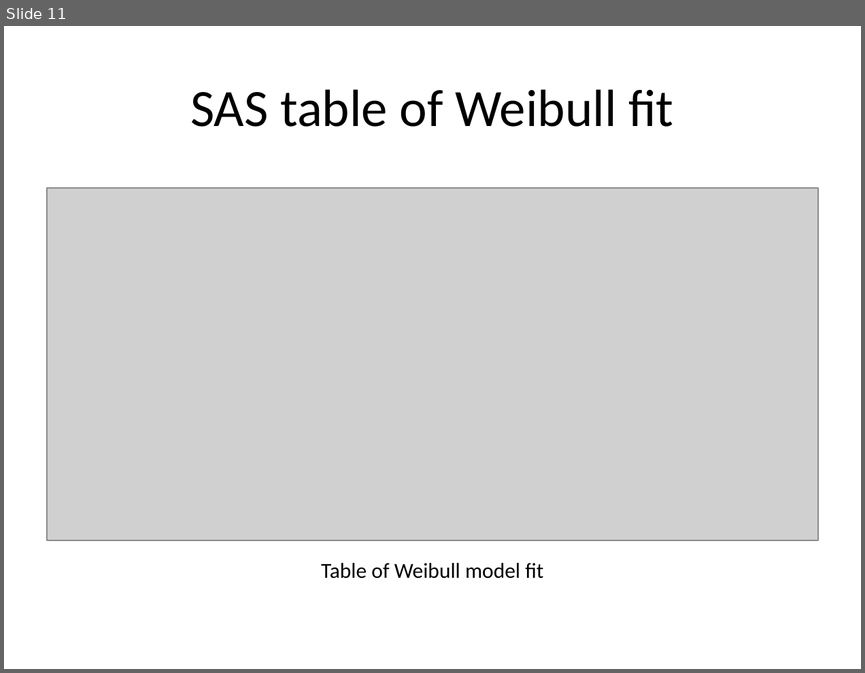
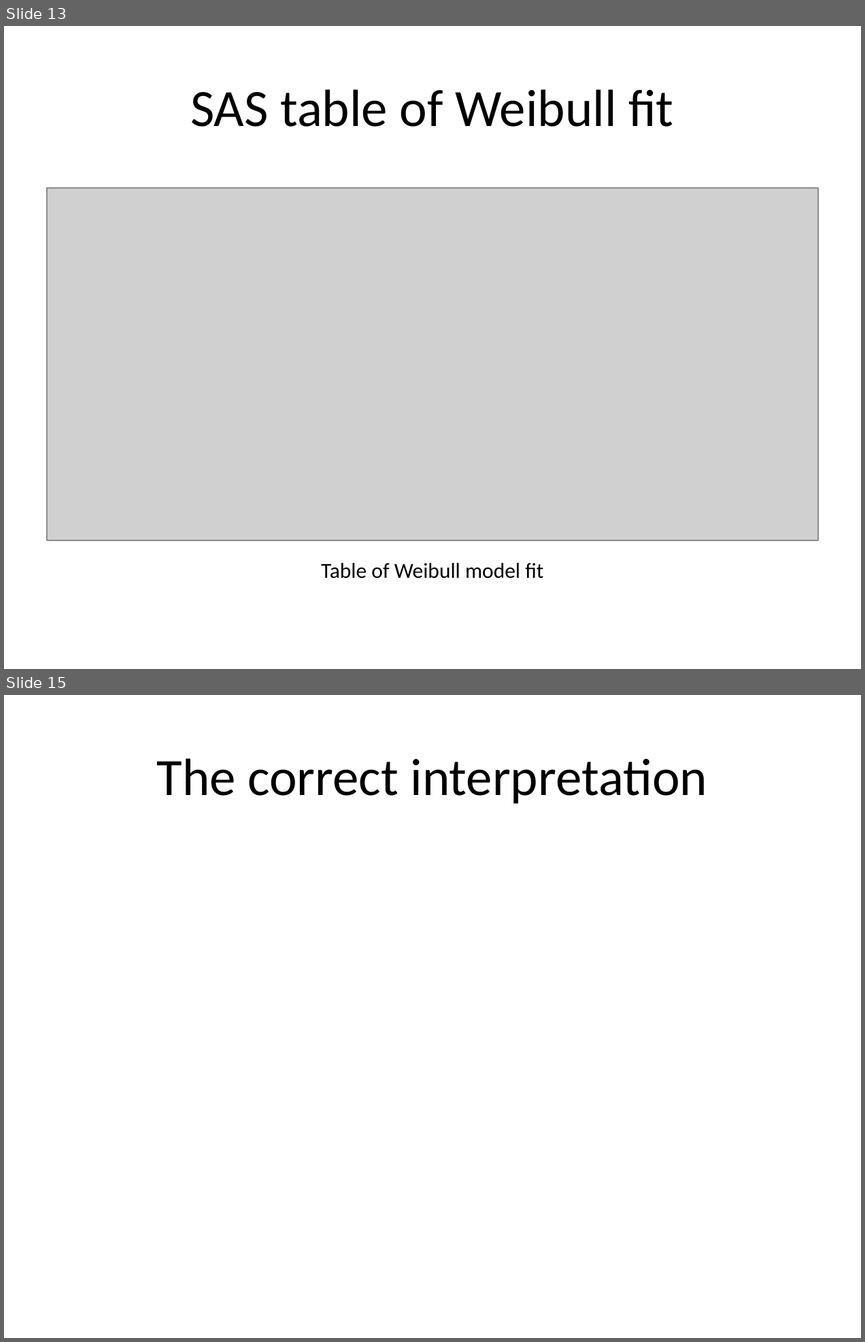
Before and after one commit to pmean/survival-lecture5, a slide deck: r/correction.pptx. Shown one above the other, each under a label of ours: slide 11 before the commit, slides 13 and 15 after it; the slides between them are not shown. The pictures are 865x673 and 865x1342 pixels, drawn with LibreOffice and Linux fonts; fonts in the diff are those of the drawing; grey boxes stand for pictures. Boxes give left, top, right and bottom in pixels: in the first picture for what was removed or moved away, otherwise in the second. Text is boxed around its words. In the diff, an @@ line names an element or a change of style, - is before the commit and + after.

```diff
--- a/r/correction.pptx
+++ b/r/correction.pptx
@@ slide 15 added at (x1=4, y1=695, x2=861, y2=1338), background #FFFFFF @@
@@ title added at (x1=157, y1=758, x2=707, y2=804), 44 pt, text #000000 @@
+The correct interpretation
@@ what was slide 11 is now slide 13 @@
```
Also in this commit, not shown: 5 other slides added, 2 other files.
